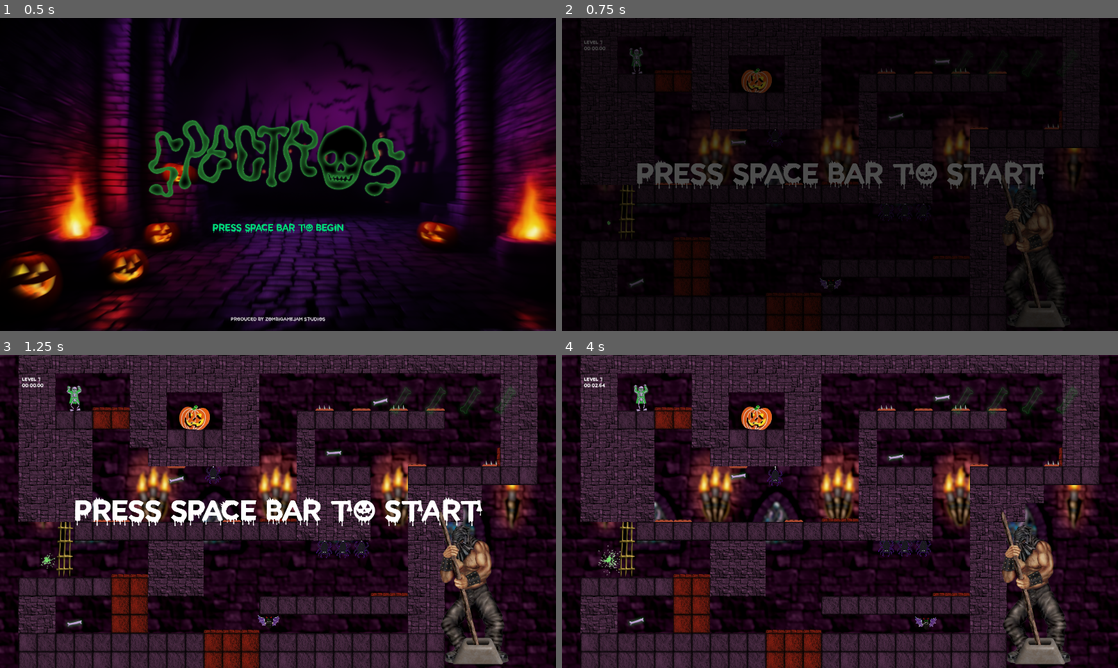
Above: before the commit, frames 1-4 (two rows, left to right).
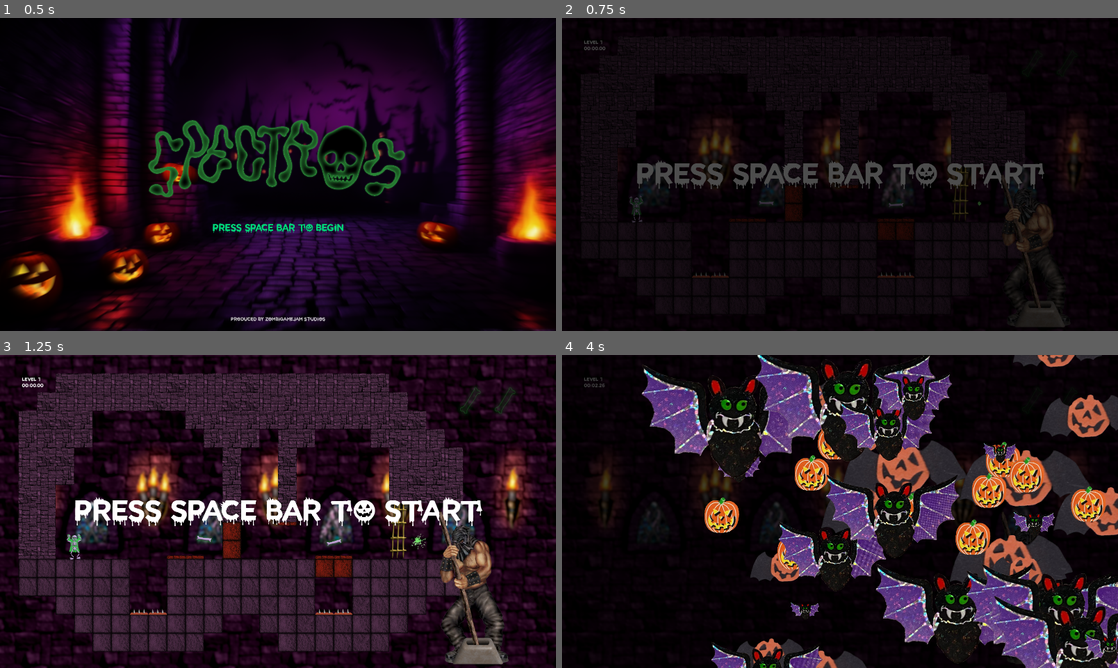
Above: after the commit, the same moments.

Repository: Drew-Wagner/Spectros
Game: Godot game, scene res://scenes/main_menu.tscn
The game is run twice, just before and just after one commit, with the same random seed, the same clock (stepped at 60 frames per second) and the same inputs.
Inputs:
- Up to frame 1 (0.5 s): no input
- Up to frame 2 (0.75 s): click "PRESS SPACE BAR TO BEGIN" at 0.5 s
- Up to frame 3 (1.25 s): no input
- Up to frame 4 (4 s): tap Space (toggle) at 1.25, 1.35, 2.1, 2.85, 3.6 s

Frame 1 is identical in both runs. In frame 2, 2.6% of the frame differs, in the area x 3-97%, y 0-100%; in frame 3, 41%; in frame 4, 69%, in the area x 0-100%, y 0-100%.

Commit message:
Added level 7 to game array

Diff:
--- a/scenes/game.tscn
+++ b/scenes/game.tscn
@@ -12,6 +12,7 @@
 [ext_resource type="AudioStream" uid="uid://cwde5p3jhtrdg" path="res://sounds/rawfiles/LEVIER_GJ_VO_Headsman_Growl_02.wav" id="6_mcigs"]
 [ext_resource type="AudioStream" uid="uid://cslstts0sdh6f" path="res://sounds/rawfiles/LEVIER_GJ_VO_Headsman_Growl_03.wav" id="7_s3rb2"]
 [ext_resource type="AudioStream" uid="uid://b2mxcx5osaili" path="res://sounds/rawfiles/LEVIER_GJ_VO_Headsman_Growl_04.wav" id="8_fmkyl"]
+[ext_resource type="PackedScene" uid="uid://bjvtv7m4jviqv" path="res://scenes/levels/Level7.tscn" id="8_xeafq"]
 [ext_resource type="PackedScene" uid="uid://cxxbjbc1q5rmg" path="res://gui/bone_collection.tscn" id="9_0rnu1"]
 [ext_resource type="AudioStream" uid="uid://bqn8v3nwh8bvt" path="res://sounds/rawfiles/LEVIER_GJ_VO_Headsman_Growl_05.wav" id="9_qffde"]
 [ext_resource type="Script" path="res://scripts/components/scene_navigation.gd" id="10_ojnpv"]
@@ -78,7 +79,7 @@
 
 [node name="game" type="Node2D"]
 script = ExtResource("1_rnd3o")
-levels = Array[PackedScene]([ExtResource("2_eublf"), ExtResource("2_t4unh"), ExtResource("2_fsd4f"), ExtResource("2_g42qk"), ExtResource("2_jjbby"), ExtResource("2_2mmbw")])
+levels = Array[PackedScene]([ExtResource("2_t4unh"), ExtResource("2_fsd4f"), ExtResource("2_g42qk"), ExtResource("2_jjbby"), ExtResource("2_2mmbw"), ExtResource("2_eublf"), ExtResource("8_xeafq")])
 grunt_sounds = Array[AudioStream]([ExtResource("5_k5x62"), ExtResource("6_mcigs"), ExtResource("7_s3rb2"), ExtResource("8_fmkyl"), ExtResource("9_qffde"), ExtResource("10_siirr")])
 main_character_scene = ExtResource("5_iqaxe")
 
Not shown: 2 places in scenes/game.tscn that only renumber resources
